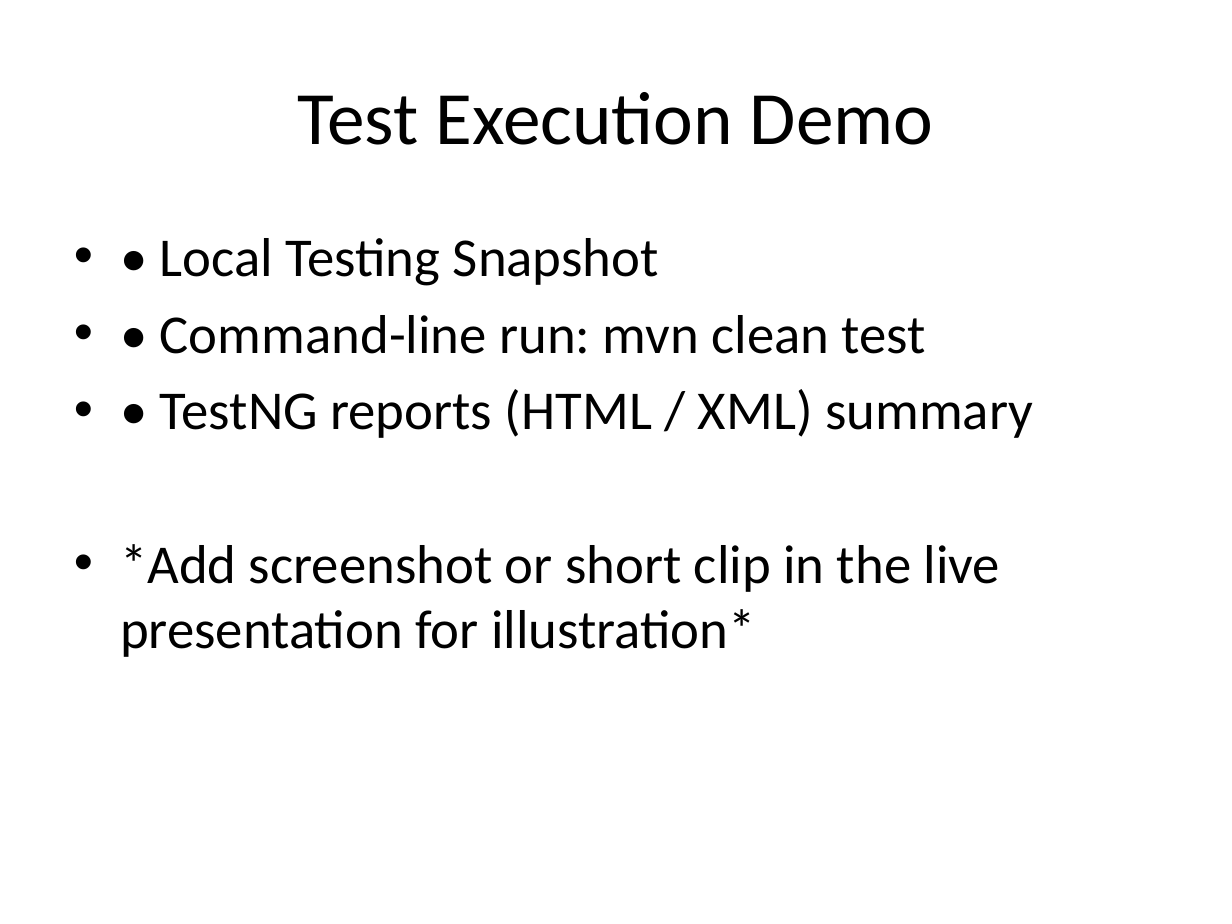
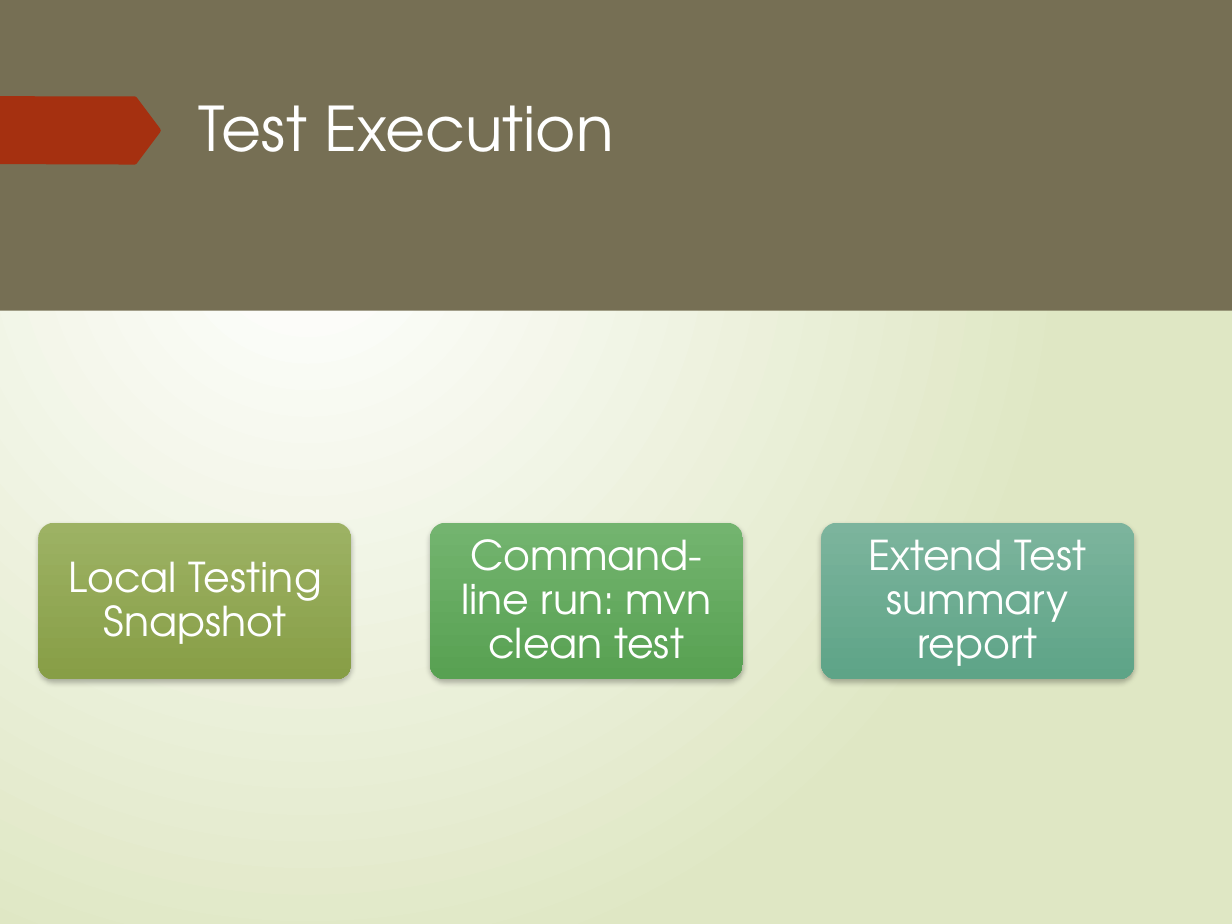
Before and after one commit to salmasayed372002/WEB-AUTOMATION-, a slide deck: slide 9 of AwesomeQa_Automation_Presentation.pptx (slide 8 before the commit). Drawn at 1232x924 pixels with LibreOffice and Linux fonts; fonts in the diff are those of the drawing. Boxes give left, top, right and bottom in pixels: in the first picture for what was removed or moved away, otherwise in the second. Text is boxed around its words. In the diff, an @@ line names an element or a change of style, - is before the commit and + after.

```diff
--- a/AwesomeQa_Automation_Presentation.pptx
+++ b/AwesomeQa_Automation_Presentation.pptx
@@ background #FFFFFF to gradient #FFFFFF to #DFE8C4 @@
@@ rectangle added at (0,0,25,924), fill #766F54 @@
@@ rectangle added at (0,0,1232,924), fill gradient #FFFFFF to #DFE8C4 @@
@@ rectangle added at (0,0,1232,310), fill #766F54 @@
@@ title "Test Execution" at (199,105,614,152): vertical alignment middle to top @@
@@ freeform shape added at (0,96,184,165), fill #A53010 @@
@@ freeform shape added at (0,96,160,164), fill #A53010 @@
@@ title at (199,105,614,152): text changed; size 44 to 36 pt; font Calibri to TeX Gyre Adventor; text colour #000000 to #FFFFFF @@
-Test Execution Demo
+Test Execution
@@ text removed at (120,238,1033,657) @@
-• • Local Testing Snapshot
-• • Command-line run: mvn clean test
-• • TestNG reports (HTML / XML) summary
-• *Add screenshot or short clip in the live presentation for illustration*
@@ group added at (38,522,1135,679): 3 rounded rectangles, 3 texts @@
+Local Testing Snapshot
+Command-line run: mvn clean test
+Extend Test summary report
@@ group added at (0,188,267,924): 10 freeform shapes @@
@@ group added at (2,0,266,924): 12 freeform shapes @@
```
Also in this commit, not shown: 7 other slides changed, 5 slides added, 4 slides removed, 3 other files.
